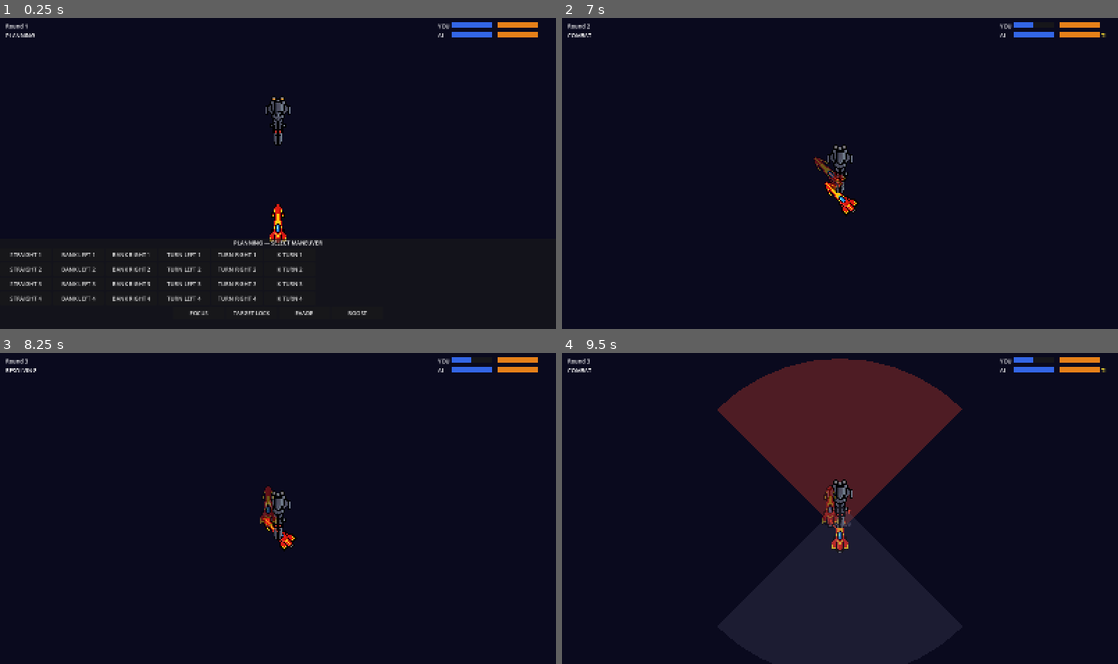
Above: before the commit, frames 1-4 (two rows, left to right).
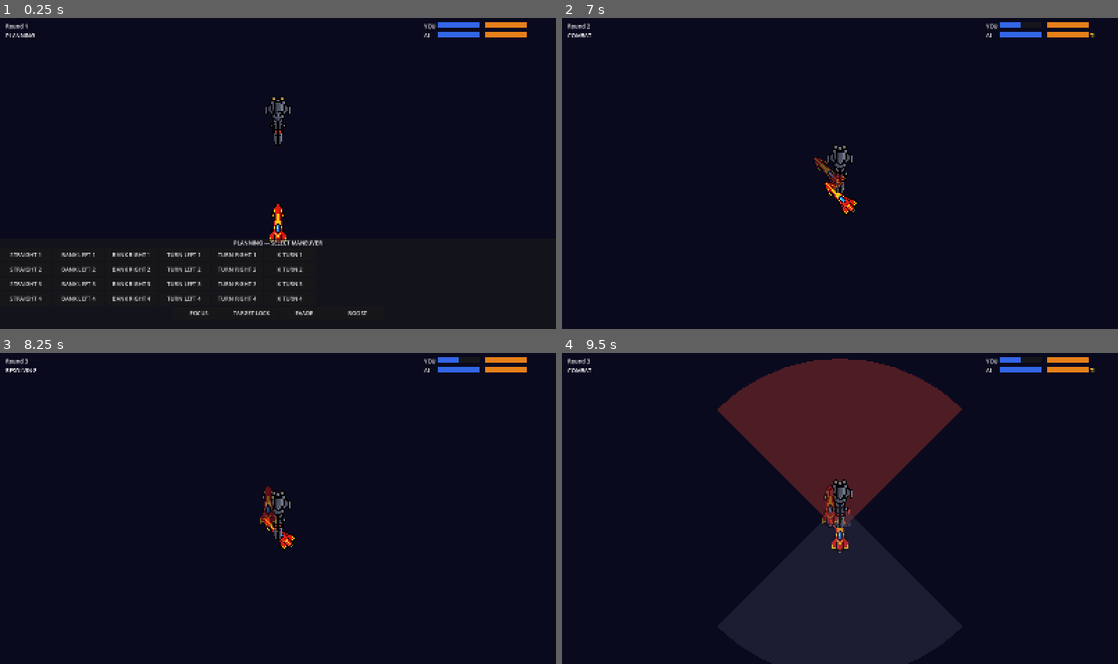
Above: after the commit, the same moments.

Repository: kavemankai/JaggedBuild
Game: Godot game, scene res://scenes/Main.tscn
The game is run twice, just before and just after one commit, with the same random seed, the same clock (stepped at 60 frames per second) and the same inputs.
Inputs (mouse positions are in pixels of both pictures, inside the frame that each line leads up to):
- Up to frame 1 (0.25 s): no input
- Up to frame 2 (7 s): click "STRAIGHT 1" at 0.5 s; tap Enter at 1.25, 2.75, 6.5 s; move the mouse to (962, 157) at 1.27 s; tap Space at 2, 5.75 s; move the mouse to (728, 189) at 2.02 s; move the mouse to (895, 105) at 2.77 s; move the mouse to (812, 235) at 3.52 s; click "BANK LEFT 1" at 4.25 s; move the mouse to (1006, 220) at 5.02 s; move the mouse to (673, 126) at 5.77 s; move the mouse to (867, 173) at 6.52 s
- Up to frame 3 (8.25 s): move the mouse to (194, 430) at 7.27 s; click "BANK RIGHT 1" at 8 s
- Up to frame 4 (9.5 s): move the mouse to (962, 492) at 8.77 s

The runs differ from the first frame. In frame 1, 0.3% of the frame differs, in the area x 76-97%, y 1-7%; in frame 2, 0.3%, in the area x 76-98%, y 1-7%; in frame 3, 0.3%; in frame 4, 0.3%.

Commit message:
Gate 7: Stress system
Co-Authored-By: Claude Sonnet 4.6 <noreply@anthropic.com>

Diff:
--- a/scenes/HUD.tscn
+++ b/scenes/HUD.tscn
@@ -21,7 +21,7 @@
 [node name="HealthBars" type="VBoxContainer" parent="."]
 anchor_left = 1.0
 anchor_right = 1.0
-offset_left = -340.0
+offset_left = -380.0
 offset_top = 16.0
 offset_right = -16.0
 offset_bottom = 106.0
@@ -54,6 +54,11 @@
 text = ""
 modulate = Color(0.95, 0.85, 0.2, 1.0)
 
+[node name="PlayerStress" type="Label" parent="HealthBars/PlayerRow"]
+custom_minimum_size = Vector2(28, 0)
+text = ""
+modulate = Color(1.0, 0.3, 0.3, 1.0)
+
 [node name="AIRow" type="HBoxContainer" parent="HealthBars"]
 
 [node name="AITag" type="Label" parent="HealthBars/AIRow"]
@@ -82,6 +87,11 @@
 text = ""
 modulate = Color(0.95, 0.85, 0.2, 1.0)
 
+[node name="AIStress" type="Label" parent="HealthBars/AIRow"]
+custom_minimum_size = Vector2(28, 0)
+text = ""
+modulate = Color(1.0, 0.3, 0.3, 1.0)
+
 [node name="Result" type="Label" parent="."]
 anchor_left = 0.0
 anchor_right = 1.0
--- a/scripts/AIController.gd
+++ b/scripts/AIController.gd
@@ -8,6 +8,8 @@
 	var best_score: float = -INF
 
 	for bearing in ai_ship.bearing_options:
+		if ai_ship.stress > 0 and ManeuverSystem.get_maneuver_color(bearing) == "RED":
+			continue
 		for speed in ai_ship.speed_options:
 			var m := Maneuver.new()
 			m.bearing = bearing
@@ -25,6 +27,8 @@
 
 
 func select_action(ai_ship: Ship, player_ship: Ship) -> String:
+	if ai_ship.stress > 0:
+		return ""
 	if ManeuverSystem.is_in_firing_arc(ai_ship, player_ship):
 		return "TARGET_LOCK" if ai_ship.target_lock == null else "FOCUS"
 	return "FOCUS"
--- a/scripts/ActionSystem.gd
+++ b/scripts/ActionSystem.gd
@@ -4,7 +4,7 @@
 func execute_actions(ships: Array) -> void:
 	for ship in ships:
 		var s: Ship = ship as Ship
-		if s.is_destroyed:
+		if s.is_destroyed or s.stress > 0:
 			s.selected_action = ""
 			continue
 		match s.selected_action:
--- a/scripts/HUD.gd
+++ b/scripts/HUD.gd
@@ -5,9 +5,11 @@
 @onready var _p_shields: ProgressBar = $HealthBars/PlayerRow/PlayerShields
 @onready var _p_hull: ProgressBar = $HealthBars/PlayerRow/PlayerHull
 @onready var _p_tokens: Label = $HealthBars/PlayerRow/PlayerTokens
+@onready var _p_stress: Label = $HealthBars/PlayerRow/PlayerStress
 @onready var _ai_shields: ProgressBar = $HealthBars/AIRow/AIShields
 @onready var _ai_hull: ProgressBar = $HealthBars/AIRow/AIHull
 @onready var _ai_tokens: Label = $HealthBars/AIRow/AITokens
+@onready var _ai_stress: Label = $HealthBars/AIRow/AIStress
 @onready var _result: Label = $Result
 
 var _player_ship: Ship = null
@@ -55,6 +57,8 @@
 
 	_p_tokens.text = _token_text(_player_ship)
 	_ai_tokens.text = _token_text(_ai_ship)
+	_p_stress.text = "S×%d" % _player_ship.stress if _player_ship.stress > 0 else ""
+	_ai_stress.text = "S×%d" % _ai_ship.stress if _ai_ship.stress > 0 else ""
 
 	var p_low := _player_ship.hull <= _p_hull.max_value * 0.5
 	if p_low != _p_hull_low:
--- a/scripts/ManeuverSystem.gd
+++ b/scripts/ManeuverSystem.gd
@@ -8,6 +8,9 @@
 const MAX_RANGE: float = 500.0
 const RANGE_CLOSE: float = 167.0
 const RANGE_MEDIUM: float = 333.0
+
+const RED_BEARINGS: Array = ["TURN_LEFT", "TURN_RIGHT", "K_TURN"]
+const GREEN_BEARINGS: Array = ["STRAIGHT"]
 
 const BANK_LATERAL: float = 0.4
 const BANK_FORWARD: float = 0.9
@@ -85,6 +88,14 @@
 	return points
 
 
+func get_maneuver_color(bearing: String) -> String:
+	if bearing in RED_BEARINGS:
+		return "RED"
+	if bearing in GREEN_BEARINGS:
+		return "GREEN"
+	return "WHITE"
+
+
 func is_out_of_bounds(pos: Vector2) -> bool:
 	return pos.x < 0.0 or pos.x > ARENA_WIDTH or pos.y < 0.0 or pos.y > ARENA_HEIGHT
 
--- a/scripts/RoundManager.gd
+++ b/scripts/RoundManager.gd
@@ -34,7 +34,14 @@
 	for ship in resolution_order:
 		if ship.is_destroyed:
 			continue
+		var bearing: String = ship.selected_maneuver.bearing if ship.selected_maneuver else ""
 		await ship.execute_maneuver()
+		var move_color: String = ManeuverSystem.get_maneuver_color(bearing)
+		if move_color == "RED":
+			(ship as Ship).stress += 1
+			(ship as Ship).pulse_stress()
+		elif move_color == "GREEN" and (ship as Ship).stress > 0:
+			(ship as Ship).stress -= 1
 		for other in ships:
 			if other == ship or other.is_destroyed:
 				continue
--- a/scripts/SelectionPanel.gd
+++ b/scripts/SelectionPanel.gd
@@ -33,6 +33,7 @@
 			m.bearing = bearing
 			m.speed = spd
 
+			btn.set_meta("bearing", bearing)
 			btn.mouse_entered.connect(_on_hover.bind(m))
 			btn.pressed.connect(_on_select.bind(m))
 			grid.add_child(btn)
@@ -99,10 +100,14 @@
 	ghost_ship.clear_preview()
 	if ship != null:
 		ship.selected_action = ""
+	var stressed: bool = ship != null and ship.stress > 0
 	for child in grid.get_children():
 		if child is Button:
-			child.disabled = false
+			var bearing: String = child.get_meta("bearing", "")
+			var is_red: bool = ManeuverSystem.get_maneuver_color(bearing) == "RED"
+			child.disabled = stressed and is_red
+			child.modulate = Color(1.0, 0.5, 0.5, 0.7) if (stressed and is_red) else Color.WHITE
 	for child in _action_row.get_children():
 		if child is Button:
-			child.disabled = false
+			child.disabled = stressed
 			child.button_pressed = false
--- a/scripts/Ship.gd
+++ b/scripts/Ship.gd
@@ -18,6 +18,7 @@
 var selected_maneuver: Maneuver = null
 var is_destroyed: bool = false
 var was_bumped: bool = false
+var stress: int = 0
 var focus_token: bool = false
 var evade_token: bool = false
 var target_lock: Ship = null
@@ -65,6 +66,14 @@
 	_firing_arc.visible = false
 	_hit_label.visible = false
 	_hit_label.add_theme_color_override("font_color", accent_color)
+
+
+func pulse_stress() -> void:
+	var tween := create_tween()
+	tween.tween_property(_body, "modulate", Color(1.0, 0.2, 0.2, 1.0), 0.1)
+	tween.tween_property(_body, "modulate", Color.WHITE, 0.15)
+	tween.tween_property(_body, "modulate", Color(1.0, 0.2, 0.2, 1.0), 0.1)
+	tween.tween_property(_body, "modulate", Color.WHITE, 0.15)
 
 
 func destroy_ship() -> void:
